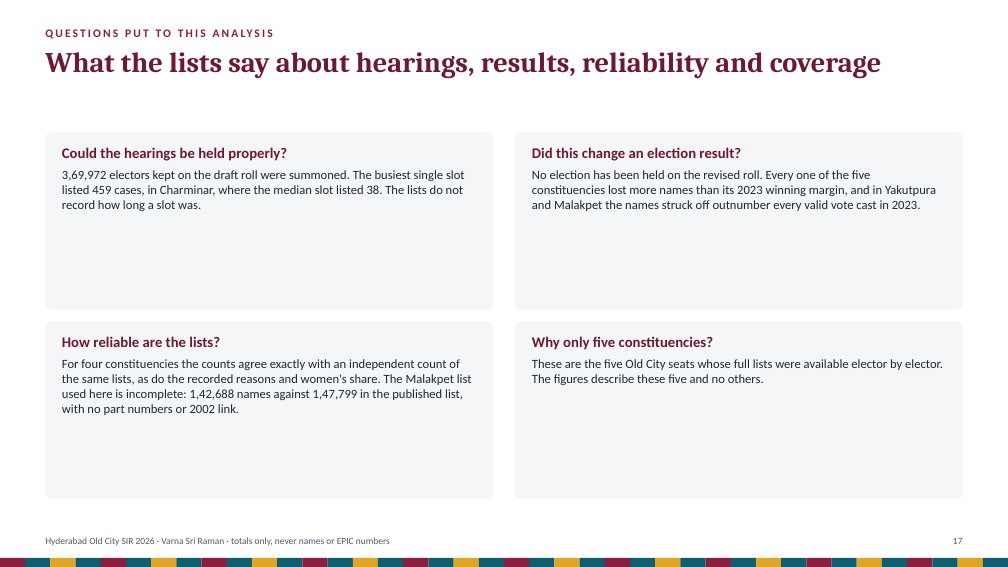
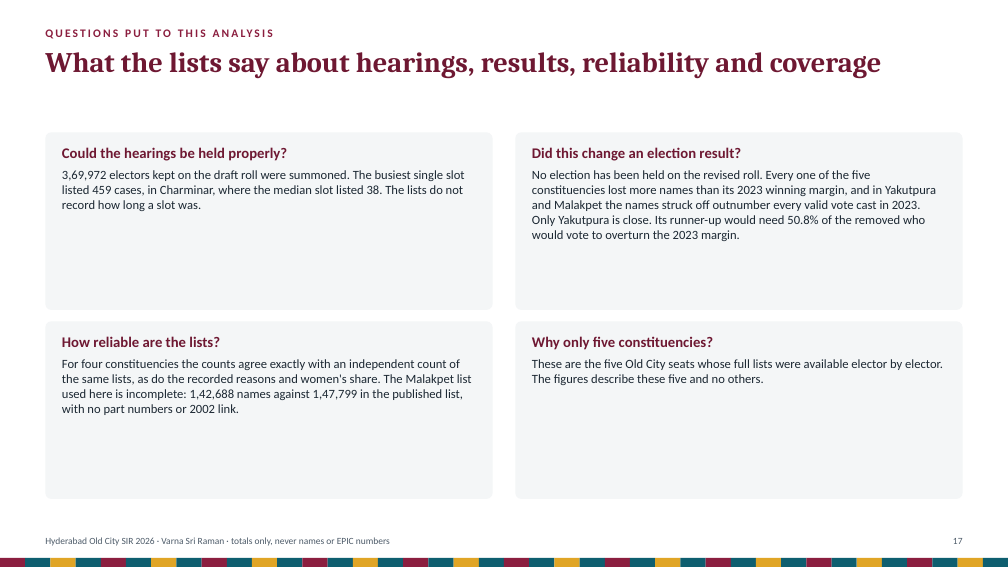
Before and after one commit to Varnasr/INDIA-DATA, a slide deck: slide 17 of reports/hyderabad-old-city-sir-2026-deck.pptx. Drawn at 1008x567 pixels with LibreOffice and Linux fonts; fonts in the diff are those of the drawing. Boxes give left, top, right and bottom in pixels: in the first picture for what was removed or moved away, otherwise in the second. Text is boxed around its words. In the diff, an @@ line names an element or a change of style, - is before the commit and + after.

```diff
--- a/reports/hyderabad-old-city-sir-2026-deck.pptx
+++ b/reports/hyderabad-old-city-sir-2026-deck.pptx
@@ text at [532, 170, 936, 241]: text changed @@
-No election has been held on the revised roll. Every one of the five constituencies lost more names than its 2023 winning margin, and in Yakutpura and Malakpet the names struck off outnumber every valid vote cast in 2023.
+No election has been held on the revised roll. Every one of the five constituencies lost more names than its 2023 winning margin, and in Yakutpura and Malakpet the names struck off outnumber every valid vote cast in 2023. Only Yakutpura is close. Its runner-up would need 50.8% of the removed who would vote to overturn the 2023 margin.
```
Also in this commit, not shown: 22 other files.
